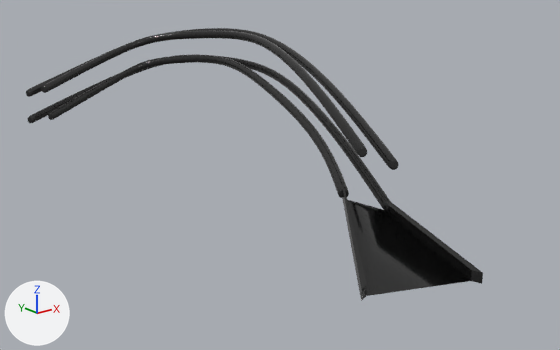
Two versions of the glTF model frontend/flipper/assets/mesh/ramp.glb, one commit apart.
Both versions are drawn from a 50 mm camera at (-0.747, -1.159, 0.257) aimed at (-0.024, -0.255, -0.104). The lights are fixed; the arrows at lower left show +X, +Y and +Z. The first picture is the older version. Vertices at exactly the same position are counted once.
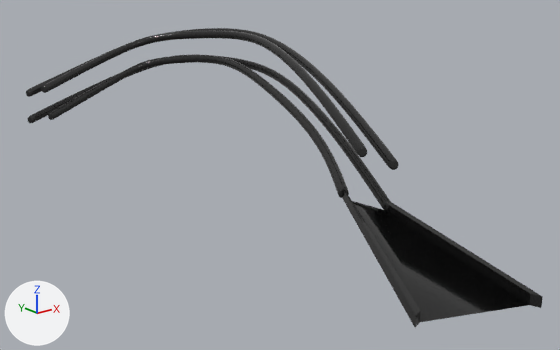
The edits, one by one:
me_cube_010 is used by ob_cube_008; location (0.0, 0.0, 0.0).
me_cube_010 had 20504 vertices, 40984 faces and spanned x -0.221..0.158, y -0.655..0.297, z -0.137..0.081.
me_cube_010 now has 20488 vertices, 40960 faces and spans x -0.221..0.158, y -0.495..0.297, z -0.097..0.081.
Part 1, on me_cube_010:
16 vertices are removed from x -0.184..-0.024, y -0.655..-0.463, z -0.137..-0.059.
39 faces are deleted.
2 vertices move within x -0.084, y -0.464, z -0.062.
15 new faces join them.
Mesh me_cube_001 is new.
It has 16 vertices, 24 faces and spans x -0.184..-0.024, y -0.735..-0.463, z -0.137..-0.059.
It uses material mat_material_008 (dark grey #484848).
Object 'ramp' (ob_ramp) is new; it shows me_cube_001.
Its location is (0.0, 0.0, 0.0).

Location of each change, (x1, y1, x2, y2) in pixels of the pictures (560 x 350 px):
'Cube.008', reshaped
    before: (26, 28, 483, 301)
    after: (26, 28, 398, 211)
'ramp', added
    after: (342, 189, 543, 327)
part 1 of me_cube_010, built on
    before: (342, 189, 483, 301)
